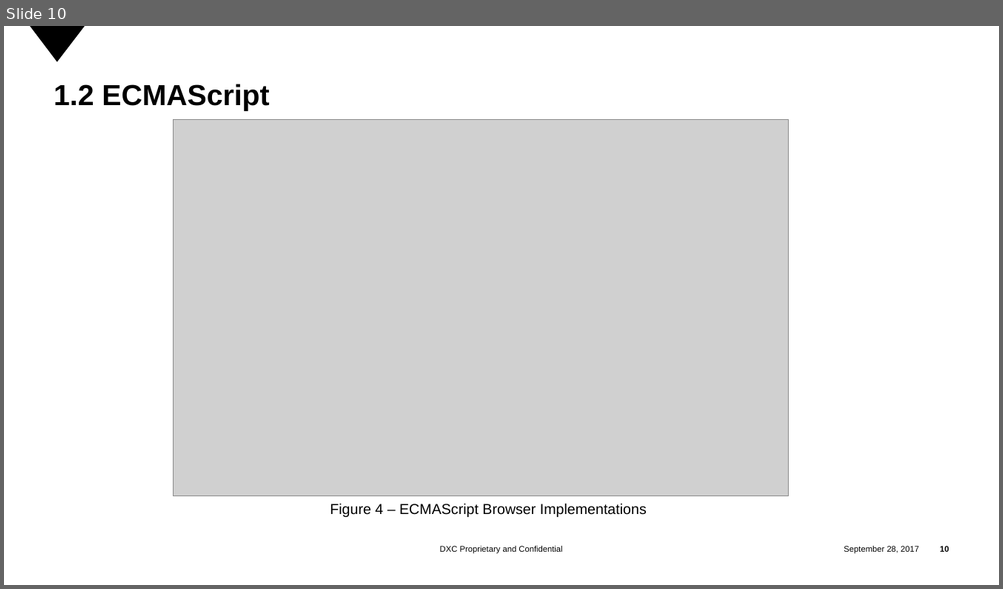
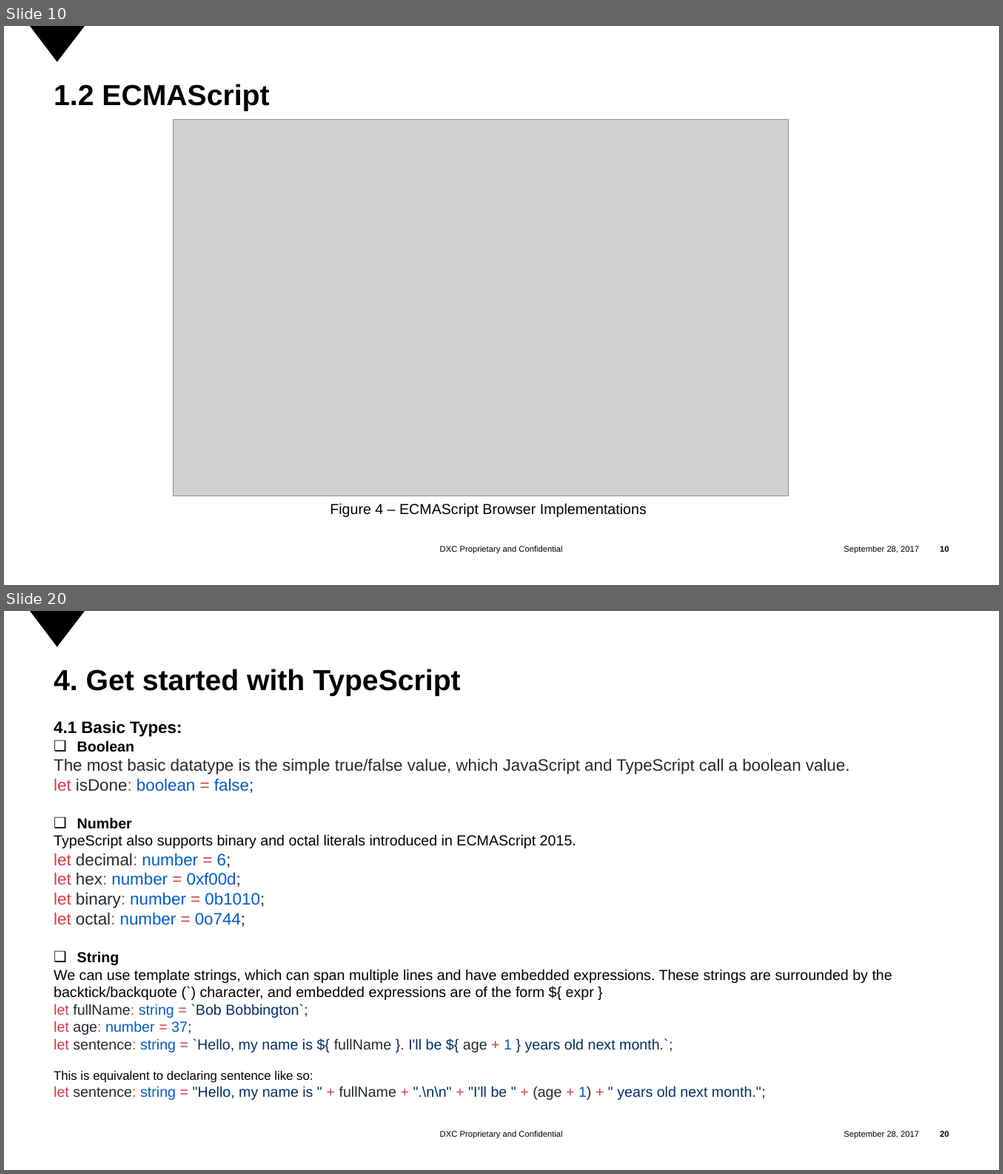
Before and after one commit to tranminhtrong/initial_bat_files, a slide deck: Introduction TypeScript.pptx. Shown one above the other, each under a label of ours: slide 10 before the commit, slides 10 and 20 after it; the slides between them are not shown. The pictures are 1003x589 and 1003x1174 pixels, drawn with LibreOffice and Linux fonts; fonts in the diff are those of the drawing; grey boxes stand for pictures; background and template pictures are left out. Boxes give left, top, right and bottom in pixels: in the first picture for what was removed or moved away, otherwise in the second. Text is boxed around its words. In the diff, an @@ line names an element or a change of style, - is before the commit and + after.

```diff
--- a/Introduction TypeScript.pptx
+++ b/Introduction TypeScript.pptx
@@ slide 20 added at (x1=4, y1=611, x2=999, y2=1170), background #FFFFFF; not listed: 4 template elements that a slide beside it also shows @@
@@ title added at (x1=54, y1=669, x2=460, y2=696), 28 pt, text #000000, bold @@
+4. Get started with TypeScript
@@ text added at (x1=54, y1=721, x2=892, y2=1100), 14 pt, text #000000 @@
+4.1 Basic Types:
+❑ Boolean
+The most basic datatype is the simple true/false value, which JavaScript and TypeScript call a boolean value.
+let isDone: boolean = false;
+❑ Number
+TypeScript also supports binary and octal literals introduced in ECMAScript 2015.
+let decimal: number = 6;
+let hex: number = 0xf00d;
+let binary: number = 0b1010;
+let octal: number = 0o744;
+❑ String
+We can use template strings, which can span multiple lines and have embedded expressions. These strings are surrounded by the backtick/backquote (`) character, and embedded expressions are of the form ${ expr }
+let fullName: string = `Bob Bobbington`;
+let age: number = 37;
+let sentence: string = `Hello, my name is ${ fullName }. I'll be ${ age + 1 } years old next month.`;
+This is equivalent to declaring sentence like so:
+let sentence: string = "Hello, my name is " + fullName + ".\n\n" + "I'll be " + (age + 1) + " years old next month.";
```
Also in this commit, not shown: 1 slide changed, 22 other slides added, 1 slide removed, 1 other file.
